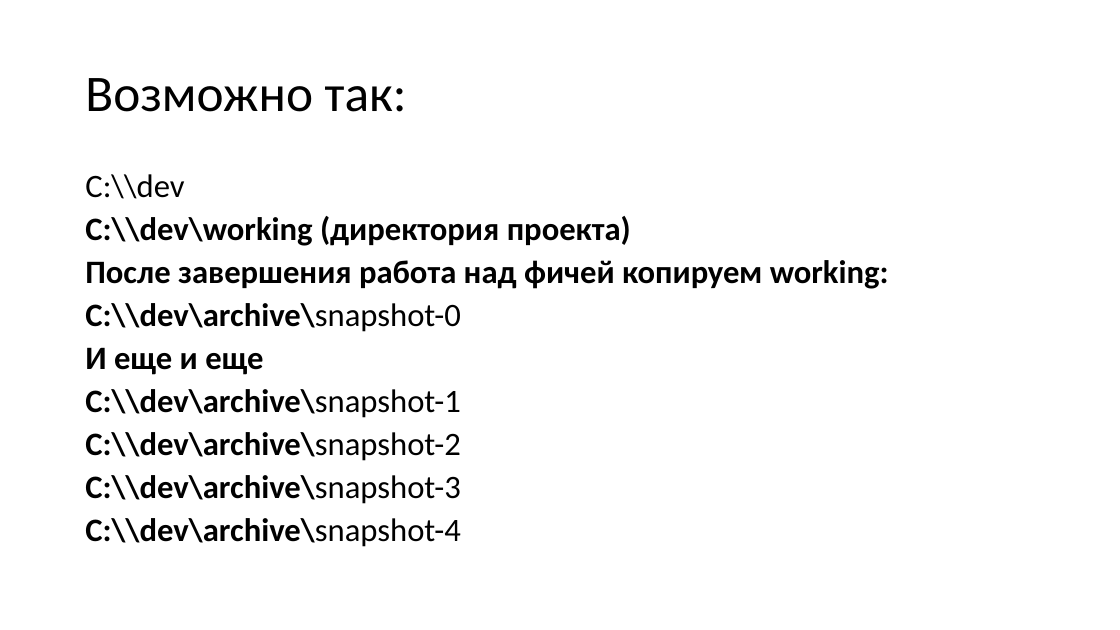
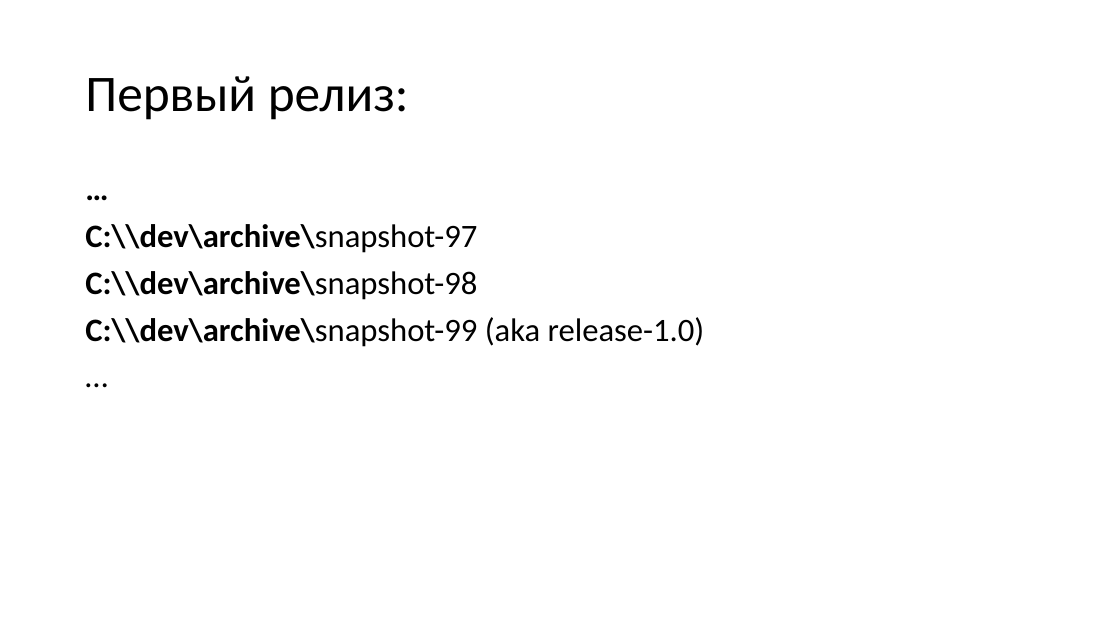
Before and after one commit to dzmitry-varabei/front-end-course, a slide deck: slide 17 of git-commit-code-review/Presentation1.pptx (slide 13 before the commit). Drawn at 1120x630 pixels with LibreOffice and Linux fonts; fonts in the diff are those of the drawing. Boxes give left, top, right and bottom in pixels: in the first picture for what was removed or moved away, otherwise in the second. Text is boxed around its words. In the diff, an @@ line names an element or a change of style, - is before the commit and + after.

```diff
--- a/git-commit-code-review/Presentation1.pptx
+++ b/git-commit-code-review/Presentation1.pptx
@@ title at (85,76,409,120): text changed @@
-Возможно так:
+Первый релиз:
@@ text at (85,224,705,347): text changed; bold off @@
-С:\\dev
-С:\\dev\working (директория проекта)
-После завершения работа над фичей копируем working:
-С:\\dev\archive\snapshot-0
-И еще и еще
-С:\\dev\archive\snapshot-1
-С:\\dev\archive\snapshot-2
-С:\\dev\archive\snapshot-3
-С:\\dev\archive\snapshot-4
+…
+С:\\dev\archive\snapshot-97
+С:\\dev\archive\snapshot-98
+С:\\dev\archive\snapshot-99 (aka release-1.0)
+…
```
Also in this commit, not shown: 9 other slides changed, 6 slides added, 1 slide removed.
